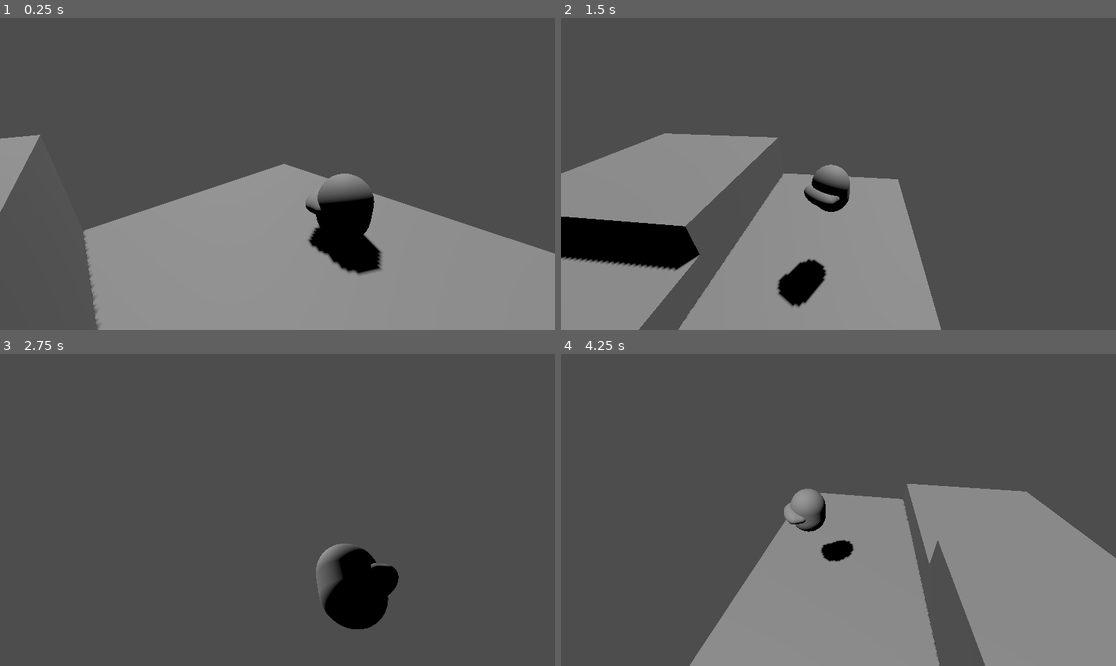
Above: before the commit, frames 1-4 (two rows, left to right).
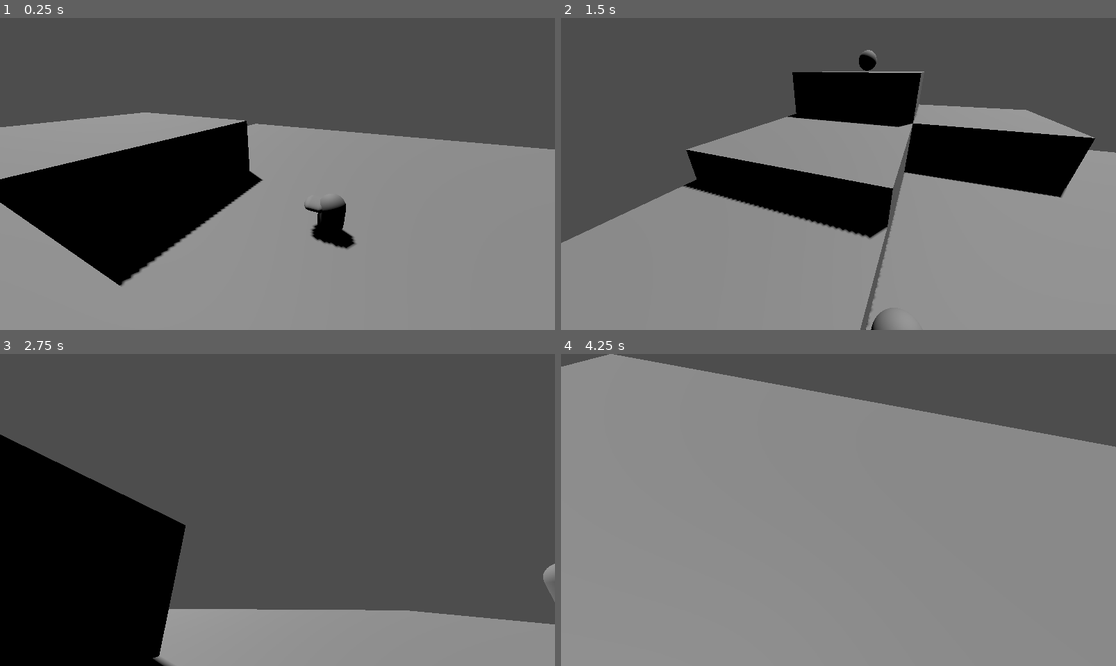
Above: after the commit, the same moments.

Repository: stinkykittens/bad-oinks-3d
Game: Godot game, scene res://maps/test_map.tscn
Same seed, same stepped clock (60 frames per second), same inputs: the game is played once before the commit and once after it. The project has no main scene, so this scene is started directly.
Inputs (mouse positions are in pixels of both pictures, inside the frame that each line leads up to):
- Up to frame 1 (0.25 s): no input
- Up to frame 2 (1.5 s): move the mouse to (960, 158) at 0.52 s; hold D (move_right) 0.53-1.28 s; hold Space (jump) 0.53-1.28 s; tap Shift (dash) at 0.6 s; move the mouse to (727, 189) at 1.27 s; hold S (move_down) from 1.28 s (still down); tap Space (jump) at 1.35 s
- Up to frame 3 (2.75 s): tap Space (jump) at 1.52, 1.82 s; tap Shift (dash) at 1.55, 2.1 s; move the mouse to (333, 441) at 2.02 s; release S (move_down) at 2.03 s; hold D (move_right) from 2.03 s (still down); hold Space (jump) from 2.03 s (still down)
- Up to frame 4 (4.25 s): move the mouse to (810, 572) at 2.77 s; release D (move_right) at 2.78 s; release Space (jump) at 2.78 s; hold W (move_up) 2.78-3.53 s; tap Down (rotate_camera_down) at 2.85 s; tap Space (jump) at 3.02, 3.32 s; tap Shift (dash) at 3.05 s; move the mouse to (1005, 556) at 3.52 s; hold A (move_left) from 3.53 s (still down); hold Space (jump) from 3.53 s (still down); tap Left (rotate_camera_left) at 3.6 s

The runs differ from the first frame. In frame 1, 36% of the frame differs, in the area x 0-100%, y 30-100%; in frame 2, 50%; in frame 3, 33%; in frame 4, 54%, in the area x 0-100%, y 0-100%.

Commit message:
Add sash mechanic

Diff:
--- a/character/player/player.gd
+++ b/character/player/player.gd
@@ -9,21 +9,33 @@
 	Dash
 }
 
-
-@export var move_speed := 8.0
+@export_category("Movement")
 @export var move_deadzone := 0.25
+@export var run_acceleration := 2.0
+@export var air_acceleration := 1.0
+@export var run_friction := 8.0
+@export var idle_friction := 12.0
+@export var air_friction := 4.0
+@export_category("Jump")
 @export var gravity_scale := 1.0
 @export var jump_gravity_scale := 0.8
 @export var jump_strenght := 8.0
 @export var jump_cancel_strenght := 3.0
-
-@export var rotaion_smooth_speed_grounded := 6
-@export var rotaion_smooth_speed_air := 3
-
+@export_category("Dash")
+@export var dash_duration := 0.2
+@export var dash_speed := 22.0
+@export var dash_curve: Curve
+@export var dash_reload_time := 0.5
+@export_category("Rotation Smoothing")
+@export var ground_rotaion_speed := 6.0
+@export var air_rotaion_speed := 1.6
+@export var dash_rotaion_speed := 16.0
 
 var state: States
 
 var _target_rotation: float
+var _dash_time: float
+var _used_dash: bool
 
 
 func _ready() -> void:
@@ -48,36 +60,80 @@
 		state = States.Fall
 
 	if state == States.Idle:
-		velocity.x = 0
-		velocity.z = 0
+		velocity.x = lerpf(velocity.x, 0, idle_friction * delta)
+		velocity.z = lerpf(velocity.z, 0, idle_friction * delta)
 		velocity.y = -1
 		if input_scale > move_deadzone:
 			state = States.Run
 
 	if state == States.Run:
+		velocity += input_direction * run_acceleration * delta
+		velocity.x = lerpf(velocity.x, 0, run_friction * delta)
+		velocity.z = lerpf(velocity.z, 0, run_friction * delta)
 		velocity.y = -1
-		velocity.x = input_direction.x
-		velocity.z = input_direction.z
 		if input_scale < move_deadzone:
 			state = States.Idle
 		else:
 			_target_rotation = camera.global_rotation.y + input.angle_to(Vector2.UP)
 
 	if state == States.Fall:
+		velocity += input_direction * air_acceleration * delta
+		velocity.x = lerpf(velocity.x, 0, air_friction * delta)
+		velocity.z = lerpf(velocity.z, 0, air_friction * delta)
 		velocity.y -= ProjectSettings.get_setting("physics/3d/default_gravity") * gravity_scale * delta
 
 	if state == States.Jump:
+		velocity += input_direction * air_acceleration * delta
+		velocity.x = lerpf(velocity.x, 0, air_friction * delta)
+		velocity.z = lerpf(velocity.z, 0, air_friction * delta)
+		if input_scale > move_deadzone:
+			_target_rotation = camera.global_rotation.y + input.angle_to(Vector2.UP)
+
 		velocity.y -= ProjectSettings.get_setting("physics/3d/default_gravity") * jump_gravity_scale * delta
 		if not Input.is_action_pressed("jump"):
 			velocity.y = move_toward(velocity.y, 0, jump_cancel_strenght * delta)
 		if velocity.y <= 0:
 			state = States.Fall
 
-	rotation.y = lerp_angle(rotation.y, _target_rotation, delta * (rotaion_smooth_speed_grounded if is_on_floor() else rotaion_smooth_speed_air))
+	if state == States.Dash:
+		_dash_time += delta
+		var magnitute = dash_curve.sample(_dash_time / dash_duration)
+		velocity = magnitute * Vector3.FORWARD.rotated(Vector3.UP, _target_rotation) * dash_speed
+		if _dash_time > dash_duration:
+			state = States.Fall
+			_dash_time = 0
+	else:
+		if _dash_time <= dash_reload_time:
+			_dash_time += delta
+		if _used_dash and is_on_floor():
+			_used_dash = false
+
+	_smooth_rotation(delta)
 
 	if is_on_floor() and Input.is_action_just_pressed("jump"):
 		velocity.y = jump_strenght
 		state = States.Jump
 
+	if not _used_dash and _dash_time > dash_reload_time and Input.is_action_just_pressed("dash"):
+		state = States.Dash
+		_dash_time = 0
+		if input_scale > move_deadzone:
+			_target_rotation = camera.global_rotation.y + input.angle_to(Vector2.UP)
+		if not is_on_floor():
+			_used_dash = true
+
 	move_and_slide()
 	print(state)
+
+
+func _smooth_rotation(delta: float) -> void:
+	var speed: float
+	match state:
+		States.Idle, States.Run:
+			speed = ground_rotaion_speed
+		States.Jump, States.Fall:
+			speed = air_rotaion_speed
+		States.Dash:
+			speed = dash_rotaion_speed
+
+	rotation.y = lerp_angle(rotation.y, _target_rotation, delta * speed)
--- a/character/player/player.tscn
+++ b/character/player/player.tscn
@@ -4,20 +4,35 @@
 [ext_resource type="Script" uid="uid://dy051qol674nr" path="res://camera/camera_target.gd" id="1_y0s34"]
 [ext_resource type="PackedScene" uid="uid://bvp16cla6ec4w" path="res://camera/camera_controller.tscn" id="2_gtsfv"]
 
+[sub_resource type="Curve" id="Curve_gtsfv"]
+_data = [Vector2(0, 1), 0.0, 0.0, 0, 0, Vector2(1, 0.6167315), -0.5266715, 0.0, 0, 0]
+point_count = 2
+
 [sub_resource type="CapsuleMesh" id="CapsuleMesh_hmqog"]
-height = 1.3
+radius = 0.3
+height = 1.0
 
 [sub_resource type="CapsuleShape3D" id="CapsuleShape3D_y0s34"]
-height = 1.3
+radius = 0.31103516
+height = 0.95517576
 
 [node name="Player" type="CharacterBody3D" unique_id=153297718]
 script = ExtResource("1_8eijk")
-move_speed = 12.0
-jump_strenght = 5.5
+run_acceleration = 16.0
+air_acceleration = 6.0
+run_friction = 2.7
+idle_friction = 5.0
+air_friction = 1.0
+gravity_scale = 1.2
+jump_gravity_scale = 1.0
+jump_strenght = 6.4
 jump_cancel_strenght = 9.0
+dash_duration = 0.27
+dash_speed = 12.0
+dash_curve = SubResource("Curve_gtsfv")
 
 [node name="MeshInstance3D" type="MeshInstance3D" parent="." unique_id=569681655]
-transform = Transform3D(1, 0, 0, 0, 1, 0, 0, 0, 1, 0, 0.6289198, 0)
+transform = Transform3D(1, 0, 0, 0, 1, 0, 0, 0, 1, 0, 0.43853247, 0)
 mesh = SubResource("CapsuleMesh_hmqog")
 
 [node name="MeshInstance3D2" type="MeshInstance3D" parent="." unique_id=1449414350]
@@ -25,13 +40,15 @@
 mesh = SubResource("CapsuleMesh_hmqog")
 
 [node name="CollisionShape3D" type="CollisionShape3D" parent="." unique_id=781817899]
-transform = Transform3D(1, 0, 0, 0, 1, 0, 0, 0, 1, 0, 0.6289198, 0)
+transform = Transform3D(1, 0, 0, 0, 1, 0, 0, 0, 1, 0, 0.45650768, 0)
 shape = SubResource("CapsuleShape3D_y0s34")
 
 [node name="Camera" type="Node3D" parent="." unique_id=1716377478]
 
 [node name="CameraController" parent="Camera" unique_id=1435488868 instance=ExtResource("2_gtsfv")]
 transform = Transform3D(0.42415205, 0.35958108, -0.83114165, -1.4901161e-08, 0.9177893, 0.39706784, 0.90559095, -0.16841711, 0.3892822, 0, 0, 0)
+rotation_speed = 60.0
+rotation_range = Vector2(-70, 45)
 
 [node name="CameraTarget" type="Node3D" parent="Camera" unique_id=1713415133]
 transform = Transform3D(1, 0, 0, 0, 1, 0, 0, 0, 1, 0, 1.1566404, 0)
@@ -39,14 +56,12 @@
 _start_active = true
 influence_position = 6.0
 influence_look_at = 0.0
-interpolate = true
 metadata/_custom_type_script = "uid://dy051qol674nr"
 
 [node name="CameraTargetLookAt" type="Node3D" parent="Camera" unique_id=457435804]
 transform = Transform3D(1, 0, 0, 0, 1, 0, 0, 0, 1, 0, 1.1566404, 0)
 script = ExtResource("1_y0s34")
 _start_active = true
-influence_position = 0.0
 influence_look_at = 6.0
 interpolate = true
 interpolation_speed = 3.0
--- a/maps/test_map.tscn
+++ b/maps/test_map.tscn
@@ -2,6 +2,8 @@
 
 [ext_resource type="PackedScene" uid="uid://0w3gmrmdecqn" path="res://character/player/player.tscn" id="1_6slyc"]
 [ext_resource type="Script" uid="uid://dy051qol674nr" path="res://camera/camera_target.gd" id="2_b71ab"]
+
+[sub_resource type="SphereMesh" id="SphereMesh_b71ab"]
 
 [node name="TestMap" type="Node3D" unique_id=425170494]
 
@@ -14,11 +16,19 @@
 collision_layer = 3
 
 [node name="CSGBox3D" type="CSGBox3D" parent="CSGCombiner3D" unique_id=1685216113]
-transform = Transform3D(1, 0, 0, 0, 1, 0, 0, 0, 1, 0, -0.5, 0)
-size = Vector3(12, 2, 12)
+transform = Transform3D(1, 0, 0, 0, 1, 0, 0, 0, 1, 5, -2, -0.5)
+size = Vector3(22, 5, 23)
 
 [node name="CSGBox3D2" type="CSGBox3D" parent="CSGCombiner3D" unique_id=198287329]
 transform = Transform3D(1, 0, 0, 0, 1, 0, 0, 0, 1, -3, 1.5, -3)
+size = Vector3(6, 2, 6)
+
+[node name="CSGBox3D4" type="CSGBox3D" parent="CSGCombiner3D" unique_id=989318270]
+transform = Transform3D(1, 0, 0, 0, 1, 0, 0, 0, 1, 0, 1.5, -9)
+size = Vector3(12, 2, 6)
+
+[node name="CSGBox3D5" type="CSGBox3D" parent="CSGCombiner3D" unique_id=1117821025]
+transform = Transform3D(1, 0, 0, 0, 1, 0, 0, 0, 1, -3, 3.5, -9)
 size = Vector3(6, 2, 6)
 
 [node name="CSGBox3D3" type="CSGBox3D" parent="CSGCombiner3D" unique_id=1310530861]
@@ -27,16 +37,12 @@
 
 [node name="Player" parent="." unique_id=153297718 instance=ExtResource("1_6slyc")]
 transform = Transform3D(1, 0, 0, 0, 1, 0, 0, 0, 1, 3.6947079, 0.5000005, -2.2088194)
-move_speed = 8.0
-move_deadzone = 0.25
-gravity_scale = 1.0
-rotaion_smooth_speed_grounded = 6
-rotaion_smooth_speed_air = 3
 
-[node name="CameraTarget" type="Node3D" parent="." unique_id=575704390]
-transform = Transform3D(1, 0, 0, 0, 1, 0, 0, 0, 1, -3, 3, -3)
+[node name="MeshInstance3D" type="MeshInstance3D" parent="." unique_id=1098094204]
+transform = Transform3D(1, 0, 0, 0, 1, 0, 0, 0, 1, -3.0104294, 5.0681906, -9.069395)
+mesh = SubResource("SphereMesh_b71ab")
+
+[node name="CameraTarget" type="Node3D" parent="MeshInstance3D" unique_id=575704390]
 script = ExtResource("2_b71ab")
 _start_active = true
-influence_position = 0.0
-influence_look_at = 4.0
 metadata/_custom_type_script = "uid://dy051qol674nr"
